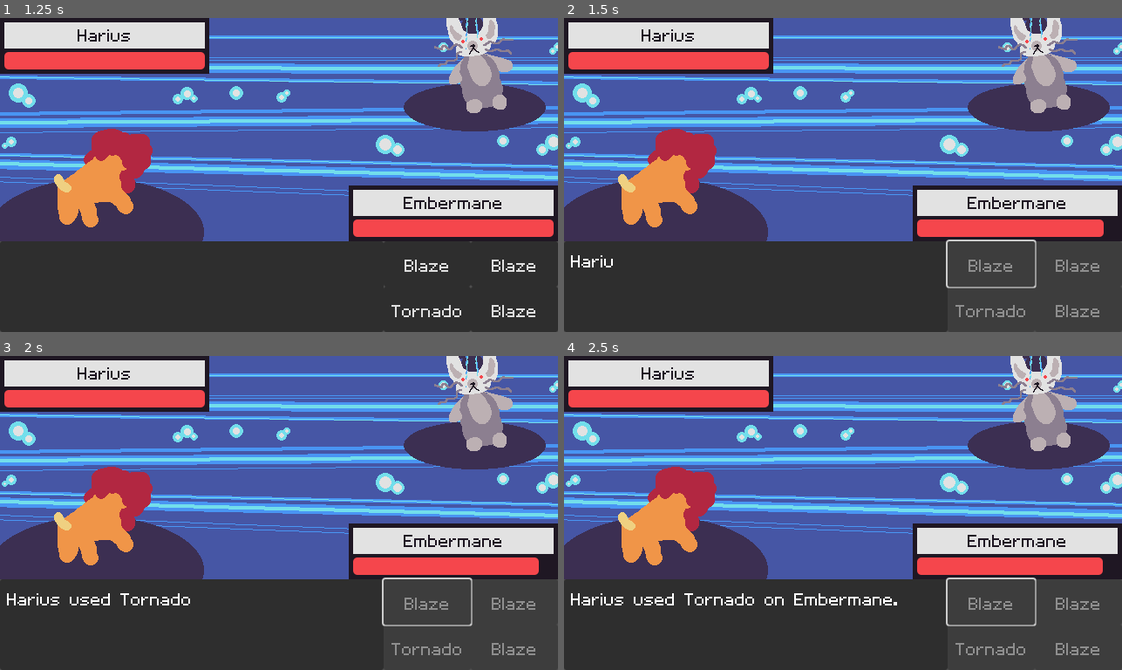
Above: before the commit, frames 1-4 (two rows, left to right).
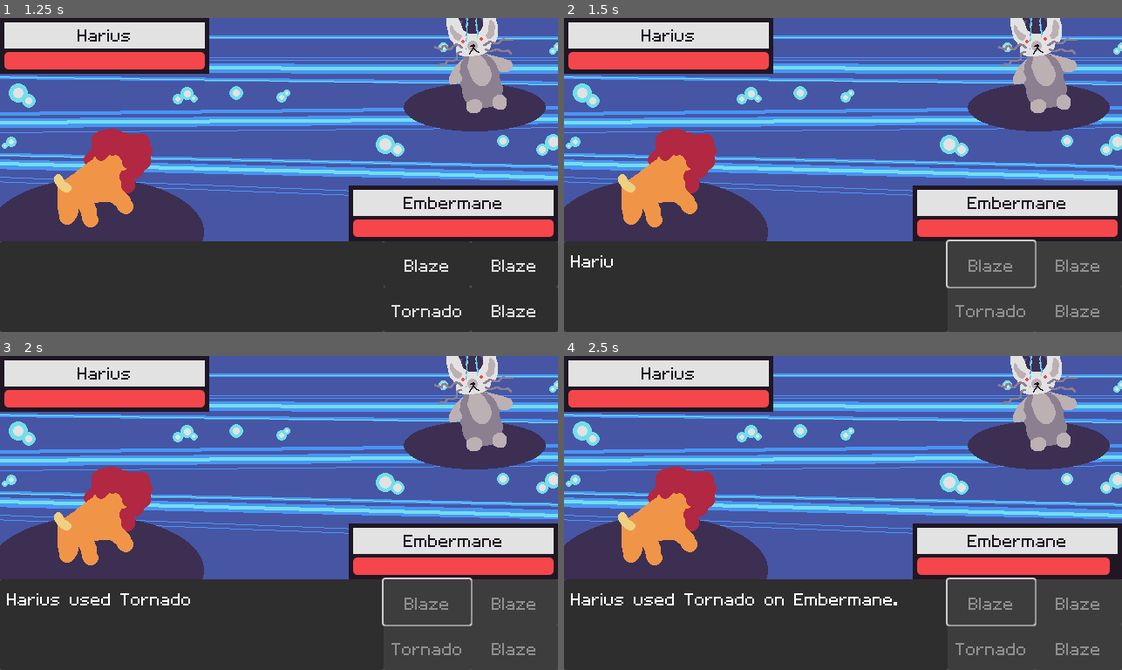
Above: after the commit, the same moments.

Repository: jadicodes/zodiac-battler
Game: Godot game, scene res://battle_arena/battle_arena.tscn
Two runs of this game, one before a commit and one after it. Both use one fixed random seed, a clock stepped at 60 frames per second and the inputs below. The engine's default icon, where the game draws it, is replaced by a stand-in: a white triangle on a blue panel in a dark square.
Inputs:
- Up to frame 1 (1.25 s): tap Enter at 0.5 s; tap Space (advance_text) at 0.6 s
- Up to frame 2 (1.5 s): click "Blaze" at 1.25 s
- Up to frame 3 (2 s): no input
- Up to frame 4 (2.5 s): tap Space (advance_text) at 2.1 s

Frame 1 is identical in both runs. In frame 2, 0.1% of the frame differs, in the area x 96-100%, y 64-70%; in frame 3, 0.2%, in the area x 95-100%, y 64-70%; in frame 4, less than 0.1%.

Commit message:
Add HealthChangeEvent

Diff:
--- a/project/battle_arena/battle_arena.gd
+++ b/project/battle_arena/battle_arena.gd
@@ -27,6 +27,8 @@
 	_event_queue.queue_started.connect(_move_buttons.disable)
 	_event_queue.queue_depleted.connect(_move_buttons.enable)
 	_event_queue.event_started.connect(_textbox.handle_event)
+	_event_queue.event_started.connect(%OpponentPlayerInfo.handle_event)
+	_event_queue.event_started.connect(%SelfPlayerInfo.handle_event)
 	_move_buttons.move_selected.connect(_on_move_selected)
 
 	for monster in [_monster_opponent, _monster_self]:
@@ -75,11 +77,11 @@
 
 
 func _self_decrease_health(damage_amount: int) -> void:
-	%SelfPlayerInfo.subtract_health(damage_amount)
+	_event_queue.add_event(HealthChangeEvent.new(_monster_self, damage_amount))
 
 
 func _opponent_decrease_health(damage_amount: int) -> void:
-	%OpponentPlayerInfo.subtract_health(damage_amount)
+	_event_queue.add_event(HealthChangeEvent.new(_monster_opponent, damage_amount))
 
 
 func _add_move_used_message(target: Monster, move: Move, monster: Monster) -> void:
--- a/project/battle_arena/player_info/player_info.gd
+++ b/project/battle_arena/player_info/player_info.gd
@@ -1,9 +1,26 @@
 extends Control
 
+var _monster: Monster
 
 func set_player(player: Monster) -> void:
+	_monster = player
 	%NameLabel.text = player.get_monster_name()
 	%HealthBar.set_max_health(player.get_total_health_points())
+
+func handle_event(event: Event) -> void:
+	if not event is HealthChangeEvent:
+		return
+
+	_handle_health_change_event(event)
+
+
+func _handle_health_change_event(event: HealthChangeEvent) -> void:
+	if event.get_monster() != _monster:
+		return
+
+	event.start()
+	subtract_health(event.get_amount())
+	event.complete.call_deferred()
 
 
 func subtract_health(amount) -> void:
--- /dev/null
+++ b/project/event_queue/health_change_event.gd
@@ -0,0 +1,18 @@
+class_name HealthChangeEvent
+extends Event
+
+var _monster: Monster
+var _amount := 0
+
+
+func _init(monster: Monster, amount: int) -> void:
+	_monster = monster
+	_amount = amount
+
+
+func get_monster() -> Monster:
+	return _monster
+
+
+func get_amount() -> int:
+	return _amount
Not shown, added: project/event_queue/health_change_event.gd.uid
